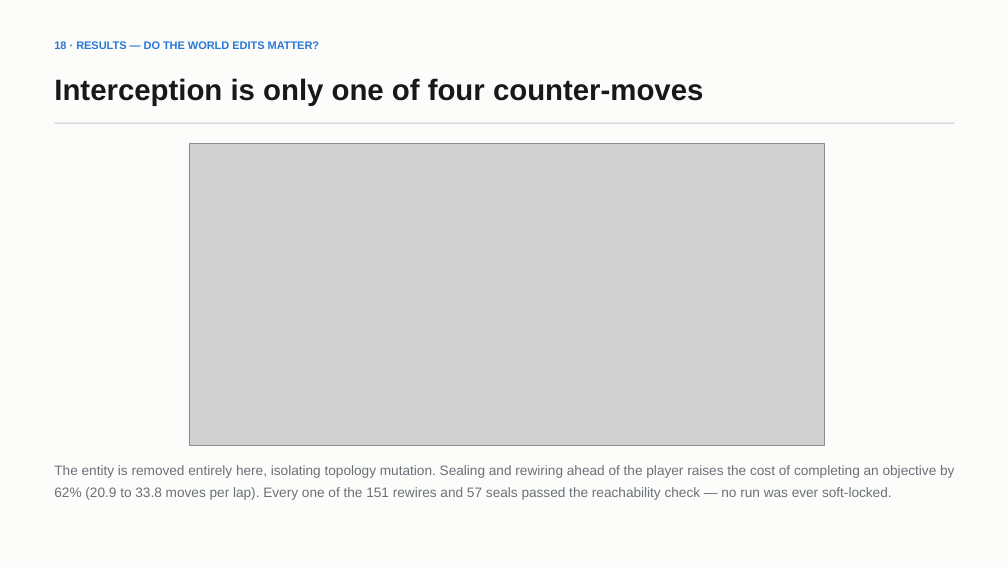
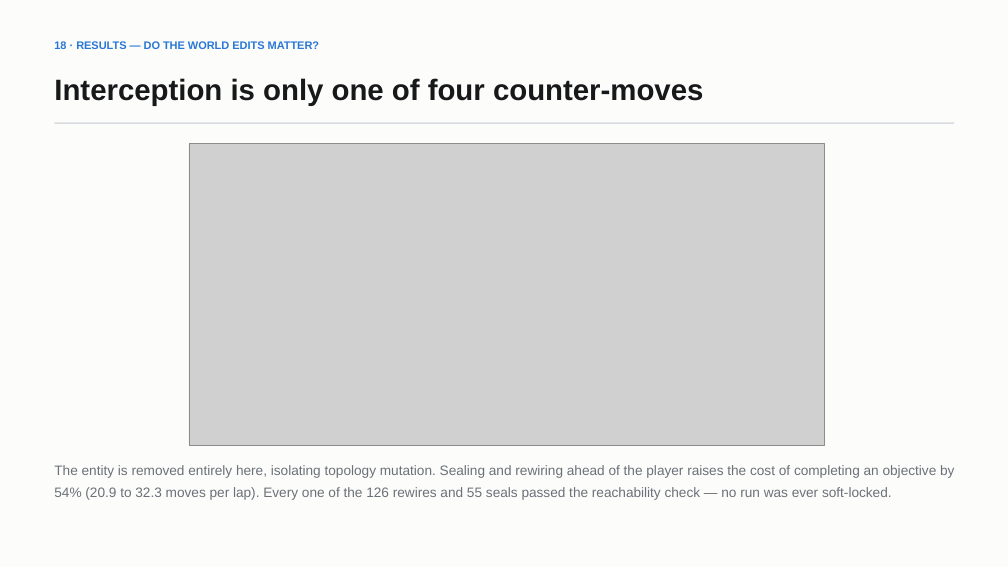
Before and after one commit to Sh1v4mKum4r/parity, a slide deck: slide 20 of docs/PARITY-review-deck.pptx. Drawn at 1008x567 pixels with LibreOffice and Linux fonts; fonts in the diff are those of the drawing; grey boxes stand for pictures. Boxes give left, top, right and bottom in pixels: in the first picture for what was removed or moved away, otherwise in the second. Text is boxed around its words. In the diff, an @@ line names an element or a change of style, - is before the commit and + after.

```diff
--- a/docs/PARITY-review-deck.pptx
+++ b/docs/PARITY-review-deck.pptx
@@ text at box(54, 465, 954, 500): text changed @@
-The entity is removed entirely here, isolating topology mutation. Sealing and rewiring ahead of the player raises the cost of completing an objective by 62% (20.9 to 33.8 moves per lap). Every one of the 151 rewires and 57 seals passed the reachability check — no run was ever soft-locked.
+The entity is removed entirely here, isolating topology mutation. Sealing and rewiring ahead of the player raises the cost of completing an objective by 54% (20.9 to 32.3 moves per lap). Every one of the 126 rewires and 55 seals passed the reachability check — no run was ever soft-locked.
```
Also in this commit, not shown: 9 other slides changed, 1 slide added, 16 other files.
